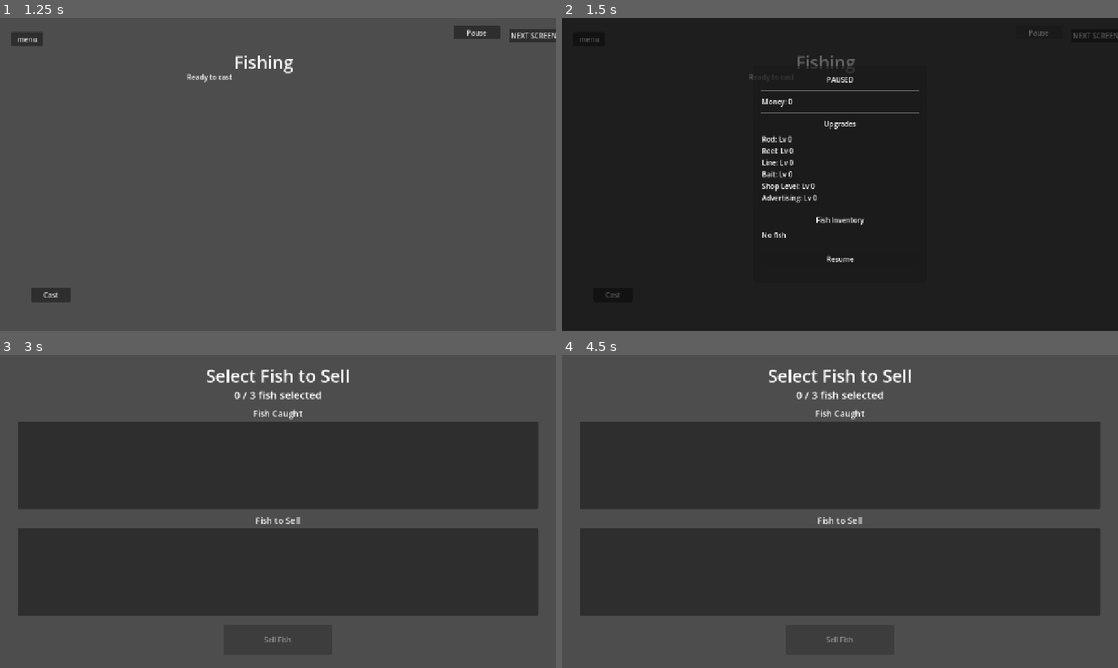
Above: before the commit, frames 1-4 (two rows, left to right).
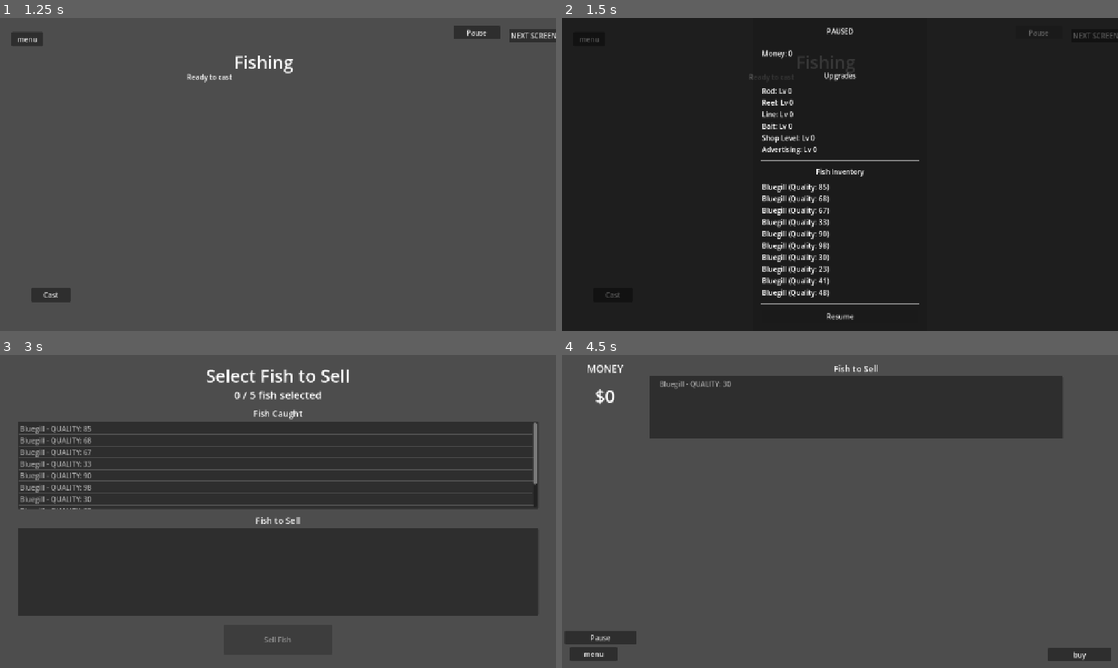
Above: after the commit, the same moments.

Repository: V-Mirea/comfy-summer-fishing-game
Game: Godot game, scene res://scenes/game.tscn
Same seed, same stepped clock (60 frames per second), same inputs: the game is played once before the commit and once after it. The engine's default icon, where the game draws it, is replaced by a stand-in: a white triangle on a blue panel in a dark square.
Inputs (mouse positions are in pixels of both pictures, inside the frame that each line leads up to):
- Up to frame 1 (1.25 s): click "play" at 0.5 s
- Up to frame 2 (1.5 s): click "Pause" at 1.25 s
- Up to frame 3 (3 s): click "Resume" at 2 s; click "NEXT SCREEN" at 2.75 s
- Up to frame 4 (4.5 s): tap Enter at 3.5 s; move the mouse to (962, 495) at 3.52 s; click (962, 495) at 3.6 s; click (840, 639) at 4.25 s, where only the run after the commit has a clickable "Sell Fish"

Frame 1 is identical in both runs. In frame 2, 3.4% of the frame differs, in the area x 35-65%, y 3-97%; in frame 3, 3.3%; in frame 4, 61%, in the area x 0-99%, y 3-98%.

Commit message:
Basic selling functionality implemented (#25)
* start calculating areas where customers will stand

* initial customer spawning logic

* add patience bar and despawning mechanism

* organize slightly

* basic selling functionality

* add some temp code to skip having to fish

* change haggle emojis to icons to prevent them from not displaying in web

* set haggle control to be not visible on init again

Diff:
--- a/scenes/customer.tscn
+++ /dev/null
@@ -1,58 +0,0 @@
-[gd_scene format=3 uid="uid://stuev6gp1q3v"]
-
-[ext_resource type="Texture2D" uid="uid://cwf4fbweljkqp" path="res://icon.svg" id="1_ktfjk"]
-[ext_resource type="Script" uid="uid://c8pvhubgo6r4d" path="res://scripts/models/customer.gd" id="1_xss0h"]
-[ext_resource type="Script" uid="uid://t1jfhreuijp8" path="res://scenes/patience_bar.gd" id="3_8qg4y"]
-
-[sub_resource type="LabelSettings" id="LabelSettings_ktfjk"]
-font_color = Color(0, 0, 0, 1)
-
-[node name="Customer" type="Node2D" unique_id=357713427]
-script = ExtResource("1_xss0h")
-
-[node name="Sprite2D" type="Sprite2D" parent="." unique_id=2062455435]
-texture = ExtResource("1_ktfjk")
-
-[node name="Control" type="Control" parent="." unique_id=1625784259]
-layout_mode = 3
-anchors_preset = 0
-offset_left = -62.0
-offset_top = -149.0
-offset_right = 60.0
-offset_bottom = -109.0
-
-[node name="ColorRect" type="ColorRect" parent="Control" unique_id=1518735919]
-layout_mode = 1
-anchors_preset = 15
-anchor_right = 1.0
-anchor_bottom = 1.0
-grow_horizontal = 2
-grow_vertical = 2
-
-[node name="TextureRect" type="TextureRect" parent="Control" unique_id=656432930]
-layout_mode = 0
-offset_left = 14.0
-offset_top = 7.0
-offset_right = 46.0
-offset_bottom = 33.0
-texture = ExtResource("1_ktfjk")
-expand_mode = 1
-
-[node name="Label" type="Label" parent="Control" unique_id=1974434448]
-layout_mode = 0
-offset_left = 71.0
-offset_top = 8.0
-offset_right = 111.0
-offset_bottom = 31.0
-text = "$500"
-label_settings = SubResource("LabelSettings_ktfjk")
-
-[node name="ProgressBar" type="ProgressBar" parent="." unique_id=1334510968]
-offset_left = -61.0
-offset_top = -98.0
-offset_right = 61.0
-offset_bottom = -71.0
-value = 100.0
-script = ExtResource("3_8qg4y")
-
-[connection signal="patience_changed" from="." to="ProgressBar" method="_on_customer_patience_changed"]
--- /dev/null
+++ b/scenes/haggle_control.gd
@@ -0,0 +1,30 @@
+extends Control
+class_name HaggleControl
+
+@export var price_label: Label
+
+signal offer_accepted(customer: Customer, price: int)
+signal offer_declined(customer: Customer)
+
+var customer: Customer
+var price: int
+
+# Called when the node enters the scene tree for the first time.
+func _ready():
+	pass # Replace with function body.
+
+
+# Called every frame. 'delta' is the elapsed time since the previous frame.
+func _process(delta):
+	pass
+
+func _on_customer_bartering(customer: Customer):
+	self.customer = customer
+	price = customer.fish_wanted.price
+	price_label.text = "$%d" % price
+
+func _on_accept_button_pressed():
+	offer_accepted.emit(customer, price)
+
+func _on_decline_button_pressed():
+	offer_declined.emit(customer)
--- /dev/null
+++ b/scenes/selling/customer.tscn
@@ -0,0 +1,63 @@
+[gd_scene format=3 uid="uid://stuev6gp1q3v"]
+
+[ext_resource type="Texture2D" uid="uid://cwf4fbweljkqp" path="res://icon.svg" id="1_ktfjk"]
+[ext_resource type="Script" uid="uid://c8pvhubgo6r4d" path="res://scripts/models/customer.gd" id="1_xss0h"]
+[ext_resource type="Script" uid="uid://t1jfhreuijp8" path="res://scripts/nodes/patience_bar.gd" id="3_8qg4y"]
+
+[sub_resource type="LabelSettings" id="LabelSettings_ktfjk"]
+font_size = 11
+font_color = Color(0, 0, 0, 1)
+
+[node name="Customer" type="Node2D" unique_id=357713427 node_paths=PackedStringArray("offer_label", "clickbox")]
+script = ExtResource("1_xss0h")
+offer_label = NodePath("OfferControl/OfferLabel")
+clickbox = NodePath("Clickbox")
+
+[node name="Sprite2D" type="Sprite2D" parent="." unique_id=2062455435]
+texture = ExtResource("1_ktfjk")
+
+[node name="OfferControl" type="Control" parent="." unique_id=1625784259]
+layout_mode = 3
+anchors_preset = 0
+offset_left = -62.0
+offset_top = -149.0
+offset_right = 60.0
+offset_bottom = -109.0
+
+[node name="BackgroundColorRect" type="ColorRect" parent="OfferControl" unique_id=1518735919]
+layout_mode = 1
+anchors_preset = 15
+anchor_right = 1.0
+anchor_bottom = 1.0
+grow_horizontal = 2
+grow_vertical = 2
+
+[node name="OfferLabel" type="Label" parent="OfferControl" unique_id=1974434448]
+layout_mode = 1
+anchors_preset = 15
+anchor_right = 1.0
+anchor_bottom = 1.0
+grow_horizontal = 2
+grow_vertical = 2
+text = "Bluegill (100) - $500"
+label_settings = SubResource("LabelSettings_ktfjk")
+horizontal_alignment = 1
+vertical_alignment = 1
+
+[node name="PatienceBar" type="ProgressBar" parent="." unique_id=1334510968]
+offset_left = -61.0
+offset_top = -98.0
+offset_right = 61.0
+offset_bottom = -71.0
+value = 100.0
+script = ExtResource("3_8qg4y")
+
+[node name="Clickbox" type="Button" parent="." unique_id=58128259]
+offset_left = -70.0
+offset_top = -154.0
+offset_right = 70.0
+offset_bottom = 69.0
+toggle_mode = true
+
+[connection signal="patience_changed" from="." to="PatienceBar" method="_on_customer_patience_changed"]
+[connection signal="toggled" from="Clickbox" to="." method="_on_clickbox_toggled"]
--- a/scenes/selling_scene.tscn
+++ b/scenes/selling_scene.tscn
@@ -2,14 +2,33 @@
 
 [ext_resource type="Script" uid="uid://bcypvgjpjqawc" path="res://scripts/managers/selling_manager.gd" id="1_wmifp"]
 [ext_resource type="Script" uid="uid://hwwp83yvavu2" path="res://scripts/managers/customer_spawner.gd" id="2_1ygfp"]
-[ext_resource type="PackedScene" uid="uid://stuev6gp1q3v" path="res://scenes/customer.tscn" id="3_7ehvh"]
+[ext_resource type="Script" uid="uid://ltw1bdxt8jjj" path="res://scenes/haggle_control.gd" id="2_5u6u6"]
+[ext_resource type="Script" uid="uid://dn6jc4vvv1clx" path="res://scripts/nodes/selling_scene_fish_list.gd" id="2_piidd"]
+[ext_resource type="PackedScene" uid="uid://stuev6gp1q3v" path="res://scenes/selling/customer.tscn" id="3_7ehvh"]
+[ext_resource type="Texture2D" uid="uid://c5y8k254xl3tx" path="res://resources/sprites/accept.png" id="3_sxqe7"]
+[ext_resource type="Script" uid="uid://dadrap2dtvhow" path="res://scripts/nodes/selling_scene_money_label.gd" id="3_x3q4f"]
+[ext_resource type="Texture2D" uid="uid://d0si60437xphd" path="res://resources/sprites/decline.png" id="4_q00g2"]
 
 [sub_resource type="LabelSettings" id="LabelSettings_24tig"]
 font_size = 40
 
-[node name="SellingScene" type="Node2D" unique_id=826753257 node_paths=PackedStringArray("pause_button")]
+[sub_resource type="LabelSettings" id="LabelSettings_7ehvh"]
+font_size = 35
+font_color = Color(0, 0, 0, 1)
+
+[sub_resource type="LabelSettings" id="LabelSettings_piidd"]
+font_size = 20
+
+[sub_resource type="LabelSettings" id="LabelSettings_x3q4f"]
+font_size = 23
+
+[sub_resource type="LabelSettings" id="LabelSettings_5u6u6"]
+font_size = 40
+
+[node name="SellingScene" type="Node2D" unique_id=826753257 node_paths=PackedStringArray("pause_button", "haggle_ui")]
 script = ExtResource("1_wmifp")
 pause_button = NodePath("Control/PauseButton")
+haggle_ui = NodePath("CanvasLayer/HaggleControl")
 
 [node name="Control" type="Control" parent="." unique_id=729090283]
 layout_mode = 3
@@ -19,22 +38,23 @@
 
 [node name="ButtonMenu" type="Button" parent="Control" unique_id=921605471]
 layout_mode = 0
-offset_left = 22.0
-offset_top = 16.0
-offset_right = 132.0
-offset_bottom = 48.0
+offset_left = 18.0
+offset_top = 672.0
+offset_right = 128.0
+offset_bottom = 704.0
 text = "menu"
 
 [node name="ButtonBuy" type="Button" parent="Control" unique_id=1800644566]
 layout_mode = 0
-offset_left = 1111.0
-offset_top = 19.0
-offset_right = 1257.0
-offset_bottom = 50.0
+offset_left = 1119.0
+offset_top = 674.0
+offset_right = 1265.0
+offset_bottom = 705.0
 text = "buy
 "
 
 [node name="Title" type="Label" parent="Control" unique_id=1230235925]
+visible = false
 layout_mode = 0
 offset_left = 267.0
 offset_top = 61.0
@@ -47,26 +67,85 @@
 
 [node name="PauseButton" type="Button" parent="Control" unique_id=1489979418]
 layout_mode = 0
-offset_left = 928.0
-offset_top = 20.0
-offset_right = 1094.0
-offset_bottom = 48.0
+offset_left = 6.0
+offset_top = 635.0
+offset_right = 172.0
+offset_bottom = 666.0
 text = "Pause
 "
 
 [node name="CanvasLayer" type="CanvasLayer" parent="." unique_id=56083680]
+
+[node name="HaggleControl" type="Control" parent="CanvasLayer" unique_id=1550050499 node_paths=PackedStringArray("price_label")]
 visible = false
-
-[node name="Control" type="Control" parent="CanvasLayer" unique_id=529498331]
+layout_mode = 3
+anchors_preset = 0
+offset_left = 127.0
+offset_top = 243.0
+offset_right = 1151.0
+offset_bottom = 333.0
+script = ExtResource("2_5u6u6")
+price_label = NodePath("Label")
+
+[node name="ColorRect" type="ColorRect" parent="CanvasLayer/HaggleControl" unique_id=591644612]
+layout_mode = 1
+anchors_preset = 15
+anchor_right = 1.0
+anchor_bottom = 1.0
+grow_horizontal = 2
+grow_vertical = 2
+
+[node name="HSlider" type="HSlider" parent="CanvasLayer/HaggleControl" unique_id=540554321]
+layout_mode = 1
+anchors_preset = -1
+anchor_right = 1.0
+anchor_bottom = 1.0
+offset_left = 150.0
+offset_right = -300.0
+grow_horizontal = 2
+grow_vertical = 2
+
+[node name="Label" type="Label" parent="CanvasLayer/HaggleControl" unique_id=1132781469]
+layout_mode = 0
+offset_left = 32.0
+offset_top = 19.0
+offset_right = 112.0
+offset_bottom = 68.0
+text = "$500"
+label_settings = SubResource("LabelSettings_7ehvh")
+
+[node name="AcceptButton" type="Button" parent="CanvasLayer/HaggleControl" unique_id=538134666]
+layout_mode = 0
+offset_left = 750.0
+offset_top = 22.0
+offset_right = 838.0
+offset_bottom = 65.0
+icon = ExtResource("3_sxqe7")
+icon_alignment = 1
+expand_icon = true
+
+[node name="DeclineButton" type="Button" parent="CanvasLayer/HaggleControl" unique_id=2071703029]
+layout_mode = 0
+offset_left = 877.0
+offset_top = 22.0
+offset_right = 965.0
+offset_bottom = 65.0
+icon = ExtResource("4_q00g2")
+icon_alignment = 1
+expand_icon = true
+
+[node name="CustomerSpawnArea" type="Control" parent="CanvasLayer" unique_id=529498331]
 layout_mode = 3
 anchor_left = 0.1
-anchor_top = 0.4
+anchor_top = 0.6
 anchor_right = 0.9
-anchor_bottom = 0.6
-grow_horizontal = 2
-grow_vertical = 2
-
-[node name="ColorRect" type="ColorRect" parent="CanvasLayer/Control" unique_id=1198505258]
+anchor_bottom = 0.8
+grow_horizontal = 2
+grow_vertical = 2
+mouse_filter = 2
+
+[node name="ColorRect" type="ColorRect" parent="CanvasLayer/CustomerSpawnArea" unique_id=1198505258]
+visible = false
 layout_mode = 1
 anchors_preset = 15
 anchor_right = 1.0
@@ -74,12 +153,72 @@
 grow_horizontal = 2
 grow_vertical = 2
 color = Color(0.011764706, 1, 1, 1)
+
+[node name="FishPanel" type="VBoxContainer" parent="CanvasLayer" unique_id=2075231069]
+offset_left = 201.0
+offset_top = 17.0
+offset_right = 1153.0
+offset_bottom = 193.0
+size_flags_vertical = 3
+
+[node name="FishLabel" type="Label" parent="CanvasLayer/FishPanel" unique_id=1167204912]
+layout_mode = 2
+text = "Fish to Sell"
+label_settings = SubResource("LabelSettings_piidd")
+horizontal_alignment = 1
+
+[node name="FishList" type="ItemList" parent="CanvasLayer/FishPanel" unique_id=1946857980]
+layout_mode = 2
+size_flags_vertical = 3
+theme_override_font_sizes/font_size = 16
+allow_search = false
+max_columns = 5
+same_column_width = true
+script = ExtResource("2_piidd")
+
+[node name="MoneyControl" type="Control" parent="CanvasLayer" unique_id=341884173]
+layout_mode = 3
+anchors_preset = 0
+offset_left = 17.0
+offset_top = 15.0
+offset_right = 181.0
+offset_bottom = 173.0
+
+[node name="MoneyHeader" type="Label" parent="CanvasLayer/MoneyControl" unique_id=553837889]
+layout_mode = 1
+anchors_preset = 10
+anchor_right = 1.0
+offset_bottom = 32.0
+grow_horizontal = 2
+text = "MONEY"
+label_settings = SubResource("LabelSettings_x3q4f")
+horizontal_alignment = 1
+
+[node name="MoneyLabel" type="Label" parent="CanvasLayer/MoneyControl" unique_id=1958658374]
+layout_mode = 1
+anchors_preset = 14
+anchor_top = 0.5
+anchor_right = 1.0
+anchor_bottom = 0.5
+offset_top = -27.5
+offset_bottom = 27.5
+grow_horizontal = 2
+grow_vertical = 2
+text = "$0"
+label_settings = SubResource("LabelSettings_5u6u6")
+horizontal_alignment = 1
+script = ExtResource("3_x3q4f")
 
 [node name="CustomerSpawner" type="Node" parent="." unique_id=1346029056 node_paths=PackedStringArray("customer_area")]
 script = ExtResource("2_1ygfp")
-customer_area = NodePath("../CanvasLayer/Control")
+customer_area = NodePath("../CanvasLayer/CustomerSpawnArea")
 customer_scene = ExtResource("3_7ehvh")
 
+[connection signal="bartering_started" from="." to="CanvasLayer/HaggleControl" method="_on_customer_bartering"]
 [connection signal="pressed" from="Control/ButtonMenu" to="." method="_on_button_menu_pressed"]
 [connection signal="pressed" from="Control/ButtonBuy" to="." method="_on_button_buy_pressed"]
+[connection signal="pressed" from="Control/PauseButton" to="." method="_on_pause_button_pressed"]
+[connection signal="offer_accepted" from="CanvasLayer/HaggleControl" to="." method="_on_haggle_control_offer_accepted"]
+[connection signal="pressed" from="CanvasLayer/HaggleControl/AcceptButton" to="CanvasLayer/HaggleControl" method="_on_accept_button_pressed"]
+[connection signal="pressed" from="CanvasLayer/HaggleControl/DeclineButton" to="CanvasLayer/HaggleControl" method="_on_decline_button_pressed"]
 [connection signal="request_spawn_customer" from="CustomerSpawner" to="." method="_on_request_spawn_customer"]
--- a/scripts/managers/customer_spawner.gd
+++ b/scripts/managers/customer_spawner.gd
@@ -24,8 +24,8 @@
 	time_since_last_spawn += delta
 	if time_since_last_spawn > spawn_timer:
 		var empty_slots = get_empty_customer_slots()
-		# if there are empty customer slots, roll a chance to spawn a customer
-		if empty_slots.size() > 0 and randi() % 100 < spawn_chance:
+		# if there are empty customer slots and fish to sell, roll a chance to spawn a customer
+		if empty_slots.size() > 0 and PlayerManager.fish_to_sell.size() > 0 and randi() % 100 < spawn_chance:
 			var random_slot = empty_slots[randi() % empty_slots.size()]
 			spawn_customer(random_slot)
 			random_slot.is_occupied = true
@@ -54,6 +54,7 @@
 	var customer: Customer = customer_scene.instantiate();
 	customer.position = spawn_slot.center
 	customer.slot_index = spawn_slot.index
+	customer.fish_wanted = PlayerManager.fish_to_sell[randi() % PlayerManager.fish_to_sell.size()]
 	customer.leaving_shop.connect(_on_customer_leaving)
 
 	request_spawn_customer.emit(customer)
--- a/scripts/managers/fishing_manager.gd
+++ b/scripts/managers/fishing_manager.gd
@@ -39,6 +39,14 @@
 	cast_button.pressed.connect(state_machine.change_state.bind(State.WAITING_FOR_BITE))
 	cancel_button.pressed.connect(state_machine.change_state.bind(State.IDLE))
 	pause_button.pressed.connect(_on_button_pause_pressed)
+
+	## test code to avoid skip having to fish ##
+	for i in 10:
+		var fish: Fish = Fish.new()
+		fish.quality = randi() % 100
+		fish.species = FishDatabase.get_random()
+		PlayerManager.add_fish(fish)
+	###
 
 
 # Called every frame. 'delta' is the elapsed time since the previous frame.
--- a/scripts/managers/player_manager.gd
+++ b/scripts/managers/player_manager.gd
@@ -3,16 +3,17 @@
 signal money_changed(new_amount: int)
 signal fish_added(fish: Fish)
 signal fish_removed(fish: Fish)
+signal selling_fish_changed(fish_to_sell: Array[Fish])
 signal inventory_changed()
 signal upgrade_changed(upgrade_id: String, new_level: int)
 
 const SAVE_PATH := "user://player_data.tres" #i think this is right? we'll have to figure this out but seems simple enough
-const BASE_SELL_SLOTS: int = 3
+const BASE_SELL_SLOTS: int = 5
 const SLOTS_PER_LEVEL: int = 1
 const MAX_SELL_SLOTS_CAP: int = 8
 
 var data: PlayerData
-var fish_to_sell: Array = []
+var fish_to_sell: Array[Fish] = []
 
 var max_sell_slots: int:
 	get:
@@ -40,12 +41,24 @@
 		inventory_changed.emit()
 
 #eventually have functionality to sort this? or would we do that from a consumer perspective
-func get_all_fish() -> Array:
+func get_all_fish() -> Array[Fish]:
 	return data.fish_inventory
 
-func sell_fish(fish: Fish) -> void:
-	add_money(fish.price)
-	remove_fish(fish)
+func remove_selling_fish(fish: Fish):
+	var idx := fish_to_sell.find(fish)
+	if idx >= 0:
+		fish_to_sell.remove_at(idx)
+		selling_fish_changed.emit(fish_to_sell)
+
+func sell_fish(fish: Fish, price: int = -1) -> void:
+	var money_received
+	if price == -1:
+		money_received = fish.price
+	else:
+		money_received = price
+
+	add_money(money_received)
+	remove_selling_fish(fish)
 
 func sell_all_fish() -> void:
 	var total := 0
--- a/scripts/managers/select_selling_manager.gd
+++ b/scripts/managers/select_selling_manager.gd
@@ -7,8 +7,8 @@
 @export var proceed_button: Button
 @export var slots_label: Label
 
-var caught_fish: Array = []
-var selling_fish: Array = []
+var caught_fish: Array[Fish] = []
+var selling_fish: Array[Fish] = []
 
 func _ready():
 	caught_fish = PlayerManager.get_all_fish().duplicate()
--- a/scripts/managers/selling_manager.gd
+++ b/scripts/managers/selling_manager.gd
@@ -1,13 +1,18 @@
 extends Node2D
 
 signal transition_requested(state: Global.State)
+signal bartering_started(customer: Customer)
+signal fish_sold(fish: Fish)
 
 @export var pause_button: Button
+@export var haggle_ui: HaggleControl
+
+var fish_for_sale: Array[Fish]
 
 # Called when the node enters the scene tree for the first time.
 func _ready():
-	var fish_for_sale = PlayerManager.fish_to_sell
-	pause_button.pressed.connect(_on_button_pause_pressed)
+	PlayerManager.selling_fish_changed.emit(PlayerManager.fish_to_sell)
+	haggle_ui.offer_accepted.connect(_on_offer_accepted)
 
 # Called every frame. 'delta' is the elapsed time since the previous frame.
 func _process(delta):
@@ -17,12 +22,25 @@
 func _on_button_menu_pressed():
 	transition_requested.emit(Global.State.MAIN_MENU)
 
-
 func _on_button_buy_pressed():
 	transition_requested.emit(Global.State.BUYING)
 
 func _on_request_spawn_customer(customer: Customer):
 	add_child(customer)
+	customer.selected.connect(_on_customer_selected)
+	bartering_started.connect(customer._on_some_customer_bartering)
+	fish_sold.connect(customer._on_fish_sold)
+	haggle_ui.offer_declined.connect(customer._on_offer_declined)
 
-func _on_button_pause_pressed():
+func _on_pause_button_pressed():
 	PauseMenu.toggle()
+
+func _on_customer_selected(customer: Customer, toggled_on: bool):
+	haggle_ui.visible = toggled_on
+	if toggled_on:
+		bartering_started.emit(customer)
+
+func _on_offer_accepted(customer: Customer, price: int):
+	PlayerManager.sell_fish(customer.fish_wanted, price)
+	fish_sold.emit(customer.fish_wanted)
+	customer.leave_shop()
--- a/scripts/models/customer.gd
+++ b/scripts/models/customer.gd
@@ -4,6 +4,10 @@
 
 signal leaving_shop(customer: Customer)
 signal patience_changed(patience: int)
+signal selected(customer: Customer, toggled_on: bool)
+
+@export var offer_label: Label
+@export var clickbox: Button
 
 enum State { ENTERING, SHOPPING, LEAVING }
 var state_machine: StateMachine
@@ -13,6 +17,7 @@
 var patience: int = 100 # 0-100. Customer leaves at 0
 
 var slot_index: int
+var fish_wanted: Fish
 var timer: Timer
 
 func _ready():
@@ -25,14 +30,36 @@
 	state_machine = StateMachine.new(valid_transitions)
 	state_machine.change_state(State.ENTERING)
 
+	offer_label.text = "%s (%d) - $%d" % [fish_wanted.species.display_name, fish_wanted.quality, fish_wanted.price]
+
 	timer = Timer.new()
 	add_child(timer)
 	timer.start(patience_interval)
 	timer.timeout.connect(_patience_timer_triggered)
+
+func leave_shop():
+	leaving_shop.emit(self)
+	if clickbox.button_pressed:
+		selected.emit(self, false)
 
 func _patience_timer_triggered():
 	patience -= 1
 	patience_changed.emit(patience)
 
 	if patience <= 0:
-		leaving_shop.emit(self)
+		leave_shop()
+
+func _on_clickbox_toggled(toggled_on):
+	selected.emit(self, toggled_on)
+
+func _on_some_customer_bartering(customer: Customer):
+	if customer != self:
+		clickbox.set_pressed_no_signal(false)
+
+func _on_fish_sold(fish: Fish):
+	if fish == fish_wanted:
+		leave_shop()
+
+func _on_offer_declined(customer: Customer):
+	if customer == self:
+		leave_shop()
--- a/scripts/models/player_data.gd
+++ b/scripts/models/player_data.gd
@@ -2,7 +2,7 @@
 
 class_name PlayerData
 
-@export var fish_inventory: Array = []
+@export var fish_inventory: Array[Fish] = []
 @export var money: int = 0
 @export var upgrades: Dictionary = {
 	"rod": 0,
--- /dev/null
+++ b/scripts/nodes/selling_scene_fish_list.gd
@@ -0,0 +1,17 @@
+extends ItemList
+
+
+# Called when the node enters the scene tree for the first time.
+func _ready():
+	PlayerManager.selling_fish_changed.connect(_on_fish_for_sale_changed)
+
+
+# Called every frame. 'delta' is the elapsed time since the previous frame.
+func _process(delta):
+	pass
+
+
+func _on_fish_for_sale_changed(fish_to_sell: Array[Fish]):
+	clear()
+	for fish in fish_to_sell:
+		add_item("    %s - QUALITY: %d    " % [fish.species.display_name, fish.quality], null, false)
--- /dev/null
+++ b/scripts/nodes/selling_scene_money_label.gd
@@ -0,0 +1,14 @@
+extends Label
+
+
+# Called when the node enters the scene tree for the first time.
+func _ready():
+	PlayerManager.money_changed.connect(_on_money_changed)
+	_on_money_changed(PlayerManager.data.money)
+
+# Called every frame. 'delta' is the elapsed time since the previous frame.
+func _process(delta):
+	pass
+
+func _on_money_changed(newAmount: int):
+	text = "$%d" % newAmount
Binary file added: resources/sprites/accept.png
Not shown, added: resources/sprites/accept.png.import
Binary file added: resources/sprites/decline.png
Not shown, added: resources/sprites/decline.png.import
Not shown, added: scenes/haggle_control.gd.uid
Renamed: scenes/patience_bar.gd -> scripts/nodes/patience_bar.gd
Renamed: scenes/patience_bar.gd.uid -> scripts/nodes/patience_bar.gd.uid
Not shown, added: scripts/nodes/selling_scene_fish_list.gd.uid
Not shown, added: scripts/nodes/selling_scene_money_label.gd.uid
